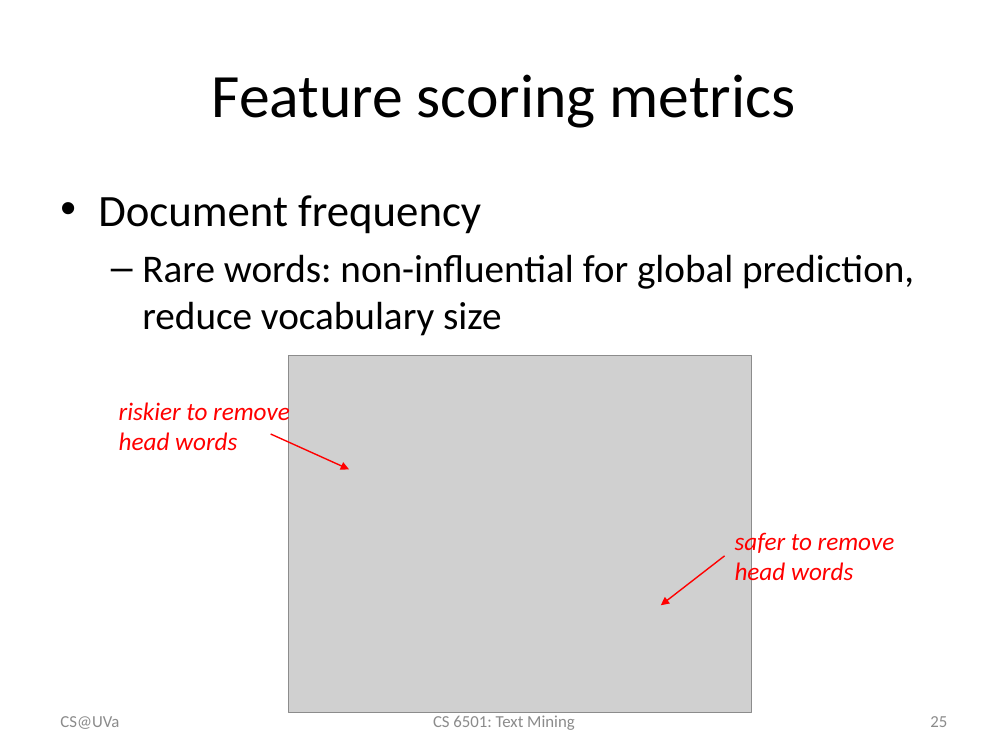
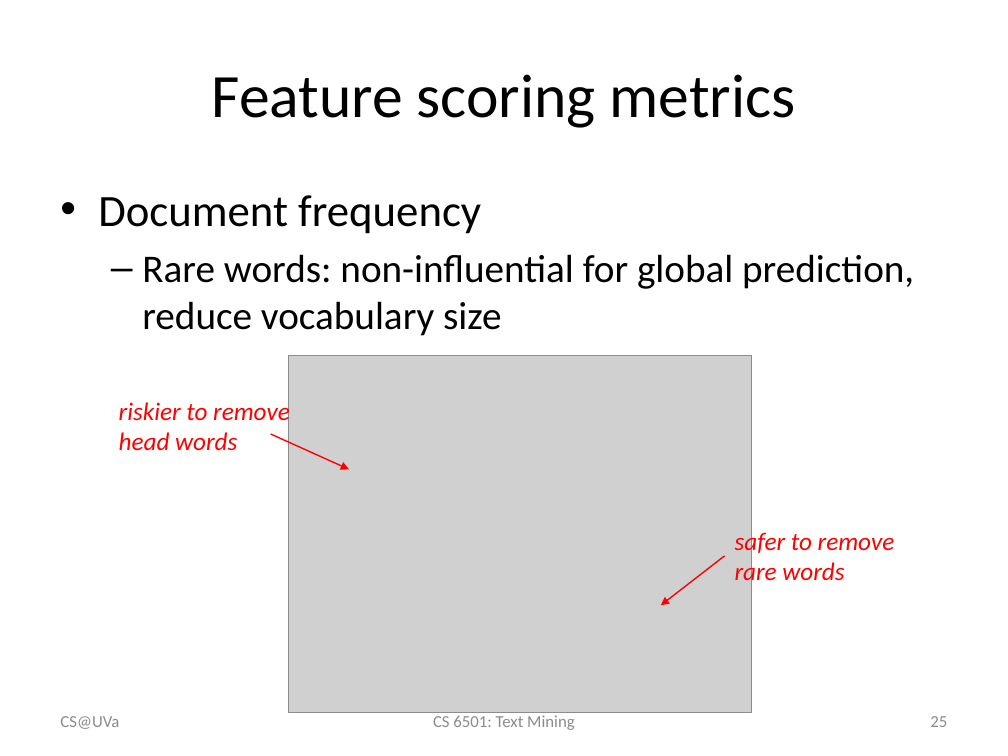
Before and after one commit to wang296/CS6501-Text-Mining, a slide deck: slide 25 of docs/TextCategorization.pptx. Drawn at 1008x756 pixels with LibreOffice and Linux fonts; fonts in the diff are those of the drawing; grey boxes stand for pictures. Boxes give left, top, right and bottom in pixels: in the first picture for what was removed or moved away, otherwise in the second. Text is boxed around its words. In the diff, an @@ line names an element or a change of style, - is before the commit and + after.

```diff
--- a/docs/TextCategorization.pptx
+++ b/docs/TextCategorization.pptx
@@ text at (735,529,895,587): text changed @@
-safer to remove head words
+safer to remove rare words
```
Also in this commit, not shown: 7 other slides changed, 5 other files.
